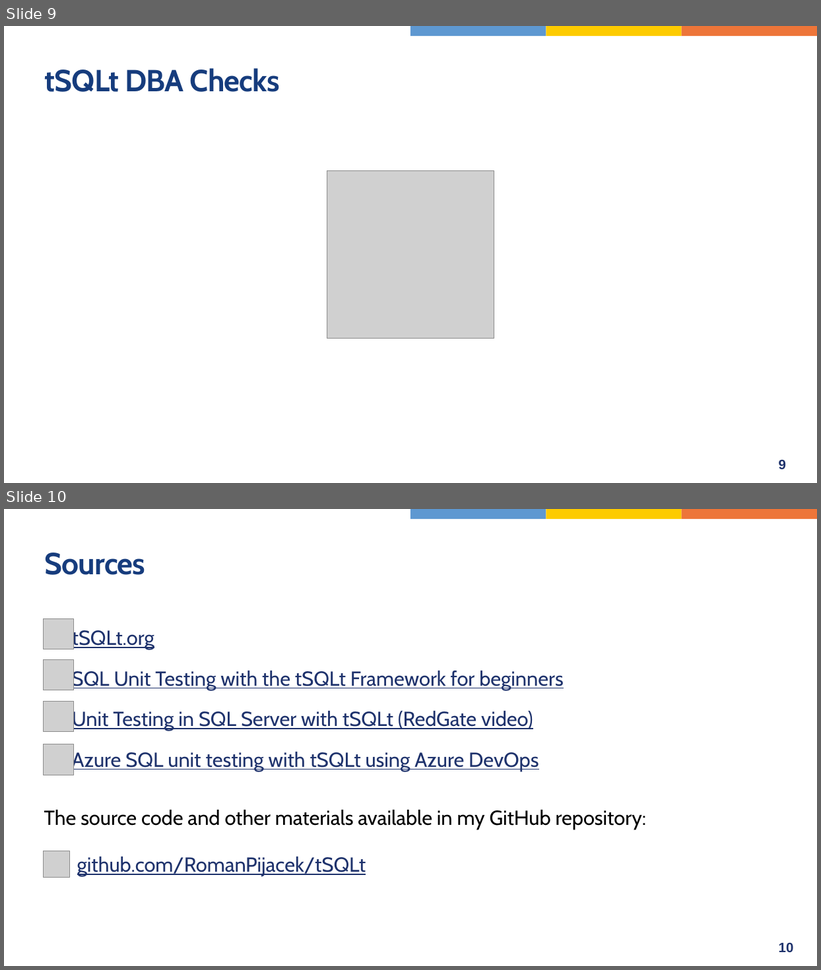
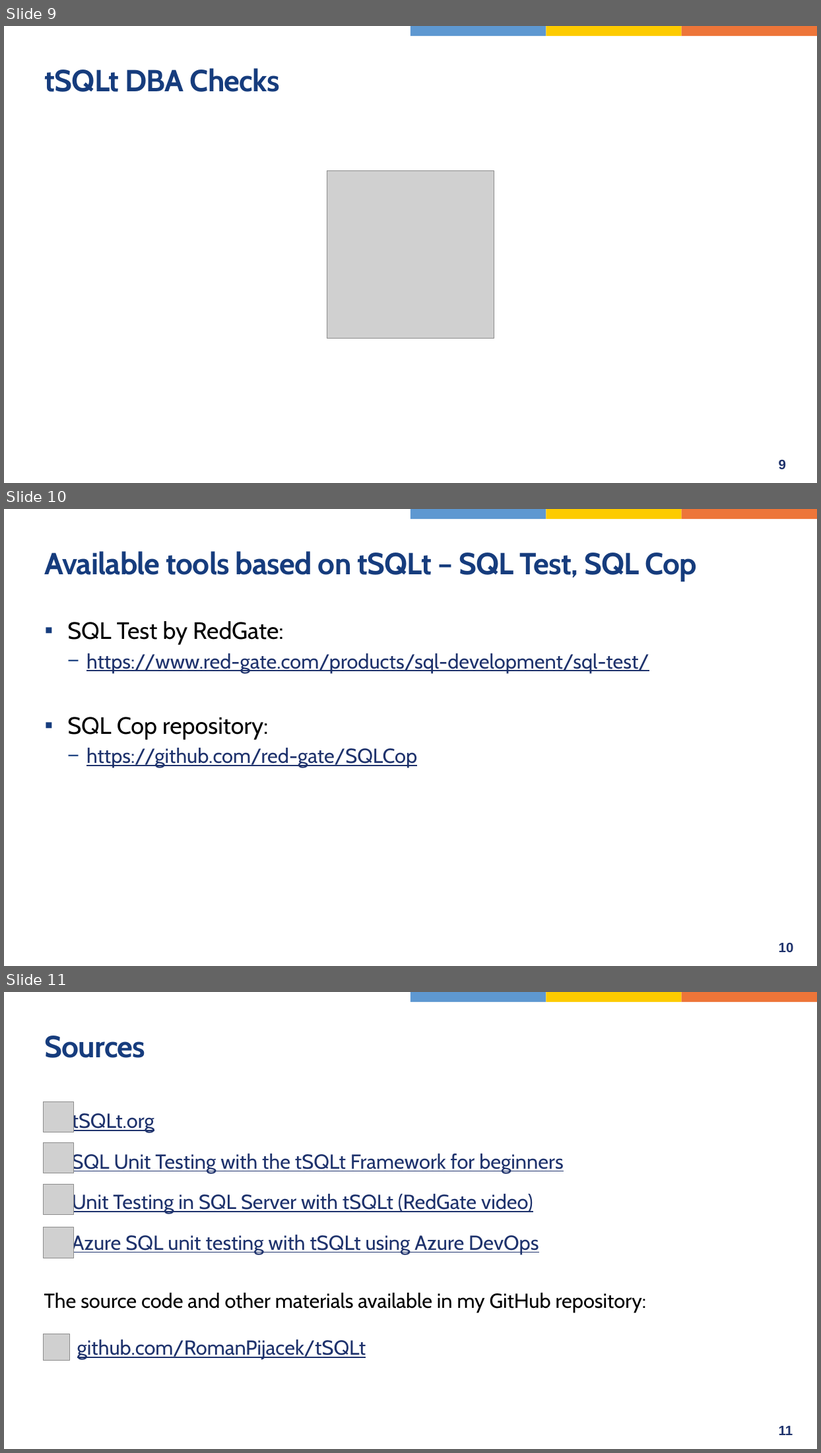
Before and after one commit to RomanPijacek/tSQLt, a slide deck: WUG_2020/tSQLt_Introduction/Presentation/WUG_2020_tSQLt_Introduction.pptx. Shown one above the other, each under a label of ours: slides 9 and 10 before the commit, slides 9, 10 and 11 after it. The pictures are 821x970 and 821x1453 pixels, drawn with LibreOffice and Linux fonts; fonts in the diff are those of the drawing; grey boxes stand for pictures. Boxes give left, top, right and bottom in pixels: in the first picture for what was removed or moved away, otherwise in the second. Text is boxed around its words. In the diff, an @@ line names an element or a change of style, - is before the commit and + after.

Commit message:
Added DBA Tools based on tSQLt

```diff
--- a/WUG_2020/tSQLt_Introduction/Presentation/WUG_2020_tSQLt_Introduction.pptx
+++ b/WUG_2020/tSQLt_Introduction/Presentation/WUG_2020_tSQLt_Introduction.pptx
@@ slide 10 added at [4, 509, 817, 966], background #FFFFFF; not listed: 3 template elements that a slide beside it also shows @@
@@ title added at [45, 551, 698, 582], 36 pt, text #163C7D, bold @@
+Available tools based on tSQLt – SQL Test, SQL Cop
@@ text added at [67, 621, 649, 768], 24 pt, text #1E326C, underline @@
+▪ SQL Test by RedGate:
+  − https://www.red-gate.com/products/sql-development/sql-test/
+▪ SQL Cop repository:
+  − https://github.com/red-gate/SQLCop
@@ page number added at [779, 943, 794, 953], 16 pt, text #1E326C, bold @@
+10
@@ what was slide 10 is now slide 11 @@
@@ page number at [779, 1426, 793, 1436]: text changed @@
-10
+11
```
